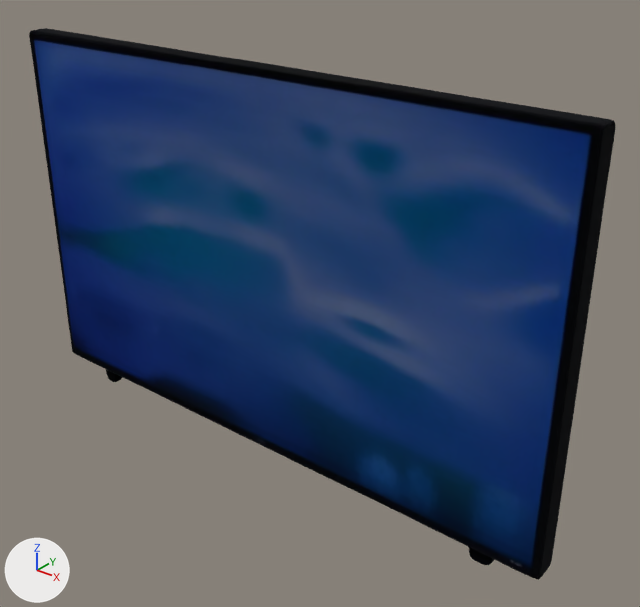
The glTF model docs/building/tv.glb, before and after one commit.
Rendered twice from a 50 mm lens placed at (0.839, -0.913, 0.559), pointed at (0.076, 0.04, -0.032). The axes (+X, +Y, +Z) are drawn at lower left. The lights are the same throughout. The picture after the commit comes second. Where no turn or scale is listed for an object, it has been applied to the vertices.

Names of what the first picture shows: 'geometry_0'.
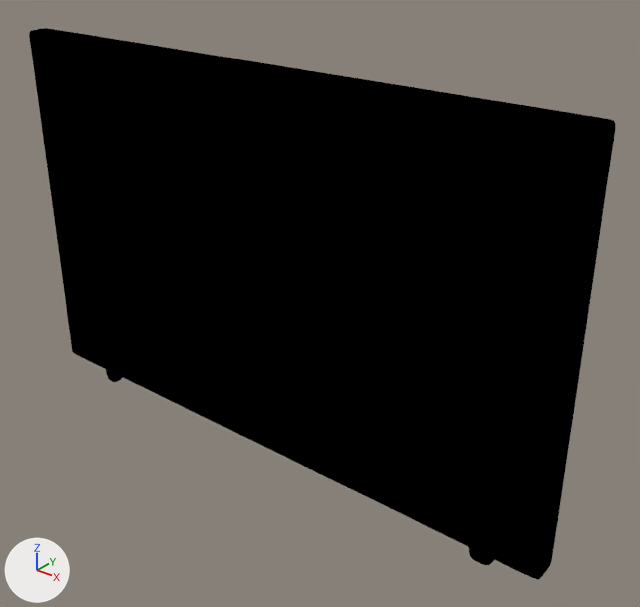
Edits to the bpy script that builds the scene:
```text
Change mat_material_0:
    remove # nodes: BsdfPrincipled, OutputMaterial, TexImage
    remove # uses the picture img_image_0
    nodes: BsdfTransparent, Emission, LightPath, MixShader, OutputMaterial
    colours: black #000000
```

Pixel boxes (x1, y1, x2, y2) of what changed, in the pictures (640 x 607 px):
'geometry_0', surface changed (blue to black)
    both: (29, 28, 615, 577)
